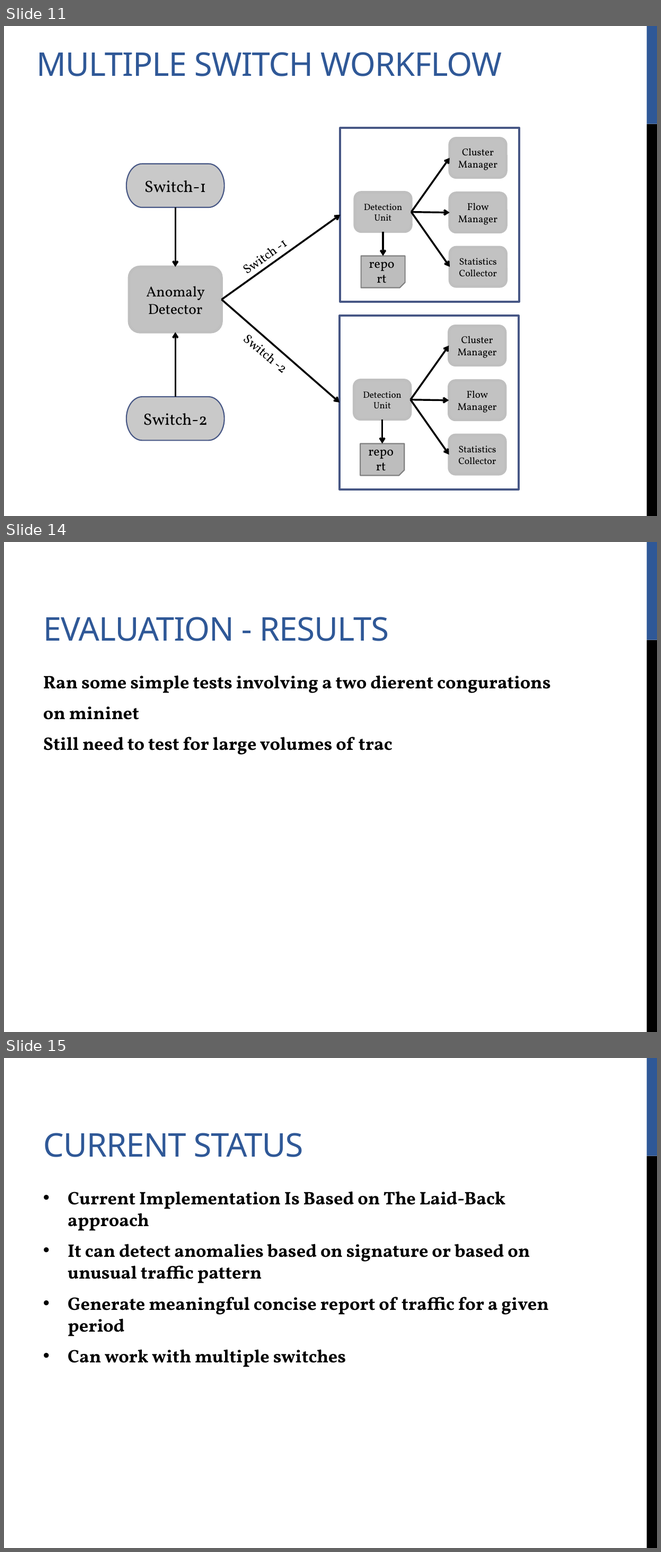
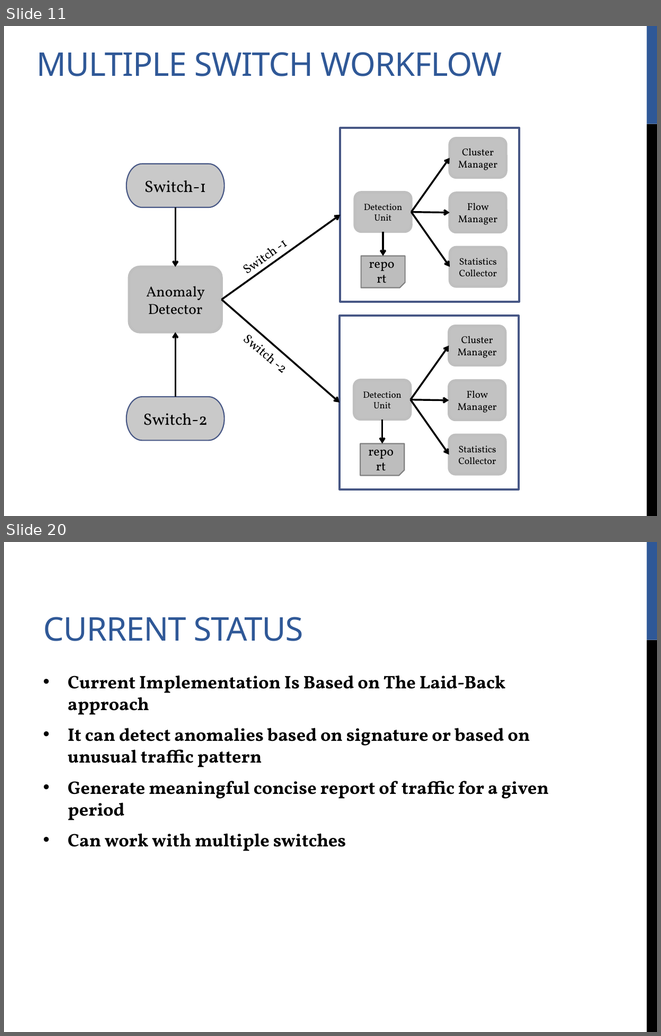
Before and after one commit to bornogit/Floodlight-AD, a slide deck: Slides/740- Anomaly Detector for Floodlight .pptx. Shown one above the other, each under a label of ours: slides 11, 14 and 15 before the commit, slides 11 and 20 after it; the slides between them are not shown. The pictures are 661x1552 and 661x1036 pixels, drawn with LibreOffice and Linux fonts; fonts in the diff are those of the drawing. Boxes give left, top, right and bottom in pixels: in the first picture for what was removed or moved away, otherwise in the second. Text is boxed around its words. In the diff, an @@ line names an element or a change of style, - is before the commit and + after.

```diff
--- a/Slides/740- Anomaly Detector for Floodlight .pptx
+++ b/Slides/740- Anomaly Detector for Floodlight .pptx
@@ slide 14 removed at (4, 542, 657, 1032), background #FFFFFF; not listed: 2 template elements that a slide beside it also shows @@
@@ title removed at (43, 617, 389, 641) @@
-EVALUATION - RESULTS
@@ text removed at (43, 675, 551, 755) @@
-Ran some simple tests involving a two dierent congurations
-on mininet
-Still need to test for large volumes of trac
@@ what was slide 15 is now slide 20 @@
```
Also in this commit, not shown: 5 slides changed, 6 slides added.
